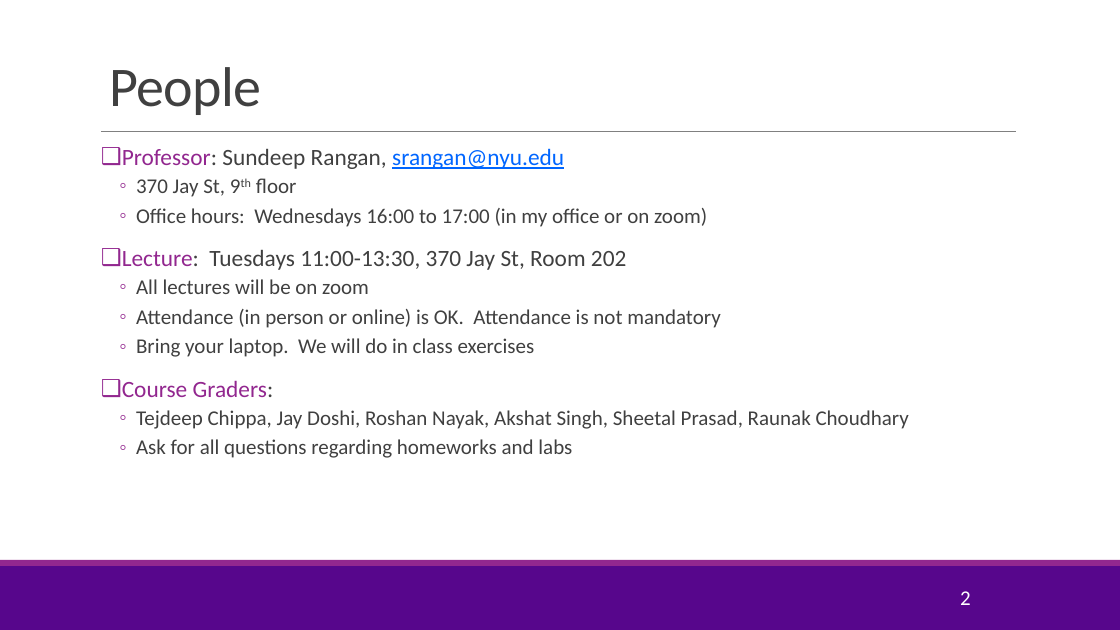
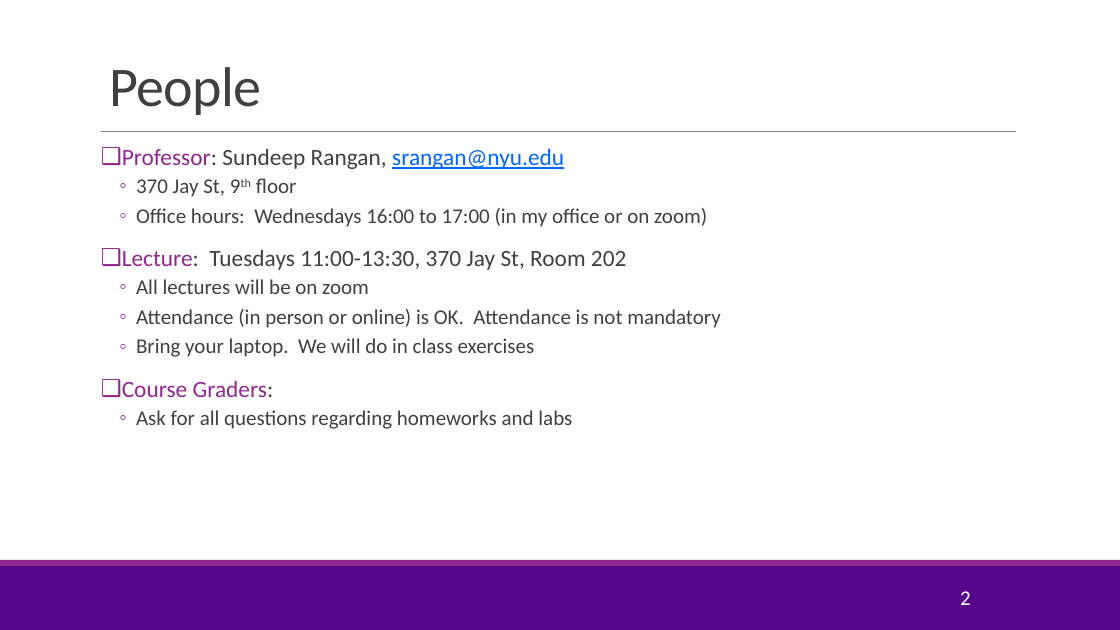
Before and after one commit to sdrangan/introml, a slide deck: slide 2 of lectures/CourseAdmin.pptx. Drawn at 1120x630 pixels with LibreOffice and Linux fonts; fonts in the diff are those of the drawing; background and template pictures are left out. Boxes give left, top, right and bottom in pixels: in the first picture for what was removed or moved away, otherwise in the second. Text is boxed around its words. In the diff, an @@ line names an element or a change of style, - is before the commit and + after.

```diff
--- a/lectures/CourseAdmin.pptx
+++ b/lectures/CourseAdmin.pptx
@@ text at (x1=136, y1=410, x2=909, y2=429): paragraph removed @@
-  ◦ Tejdeep Chippa, Jay Doshi, Roshan Nayak, Akshat Singh, Sheetal Prasad, Raunak Choudhary
```
Also in this commit, not shown: 1 other slide changed, 1 slide added, 1 other file.
